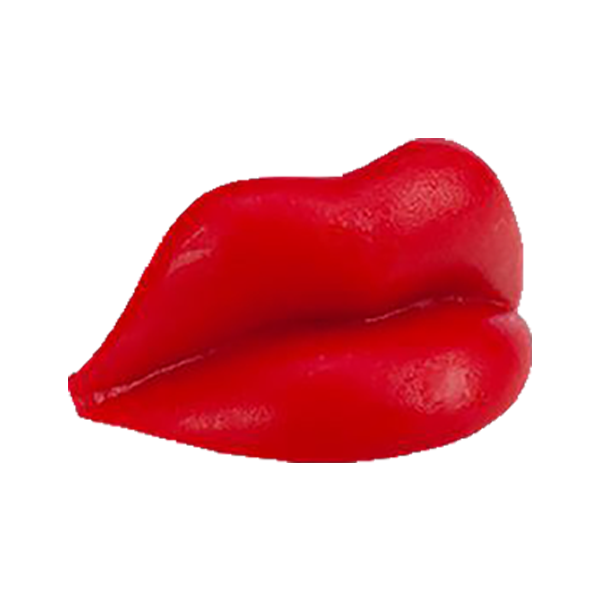
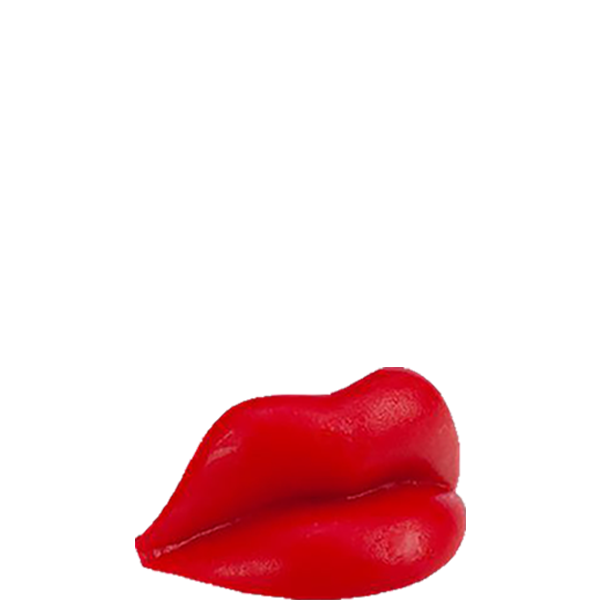
Revision of a layered 600px x 600px image; what changed, layer by layer:
painted on "all-city-candy-wack-o-wax-wax-lips-wax-concord-confections-tootsie-1-piece-7306…" over [68, 138, 532, 600]
